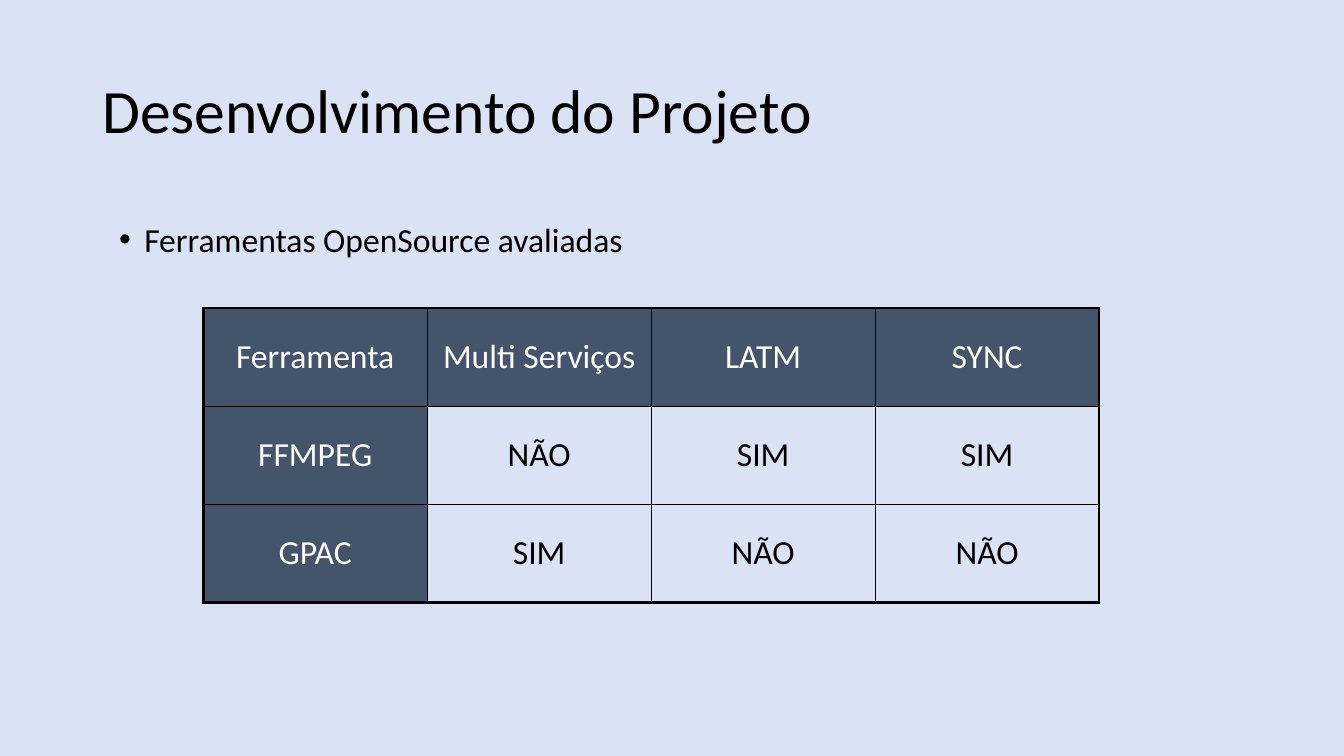
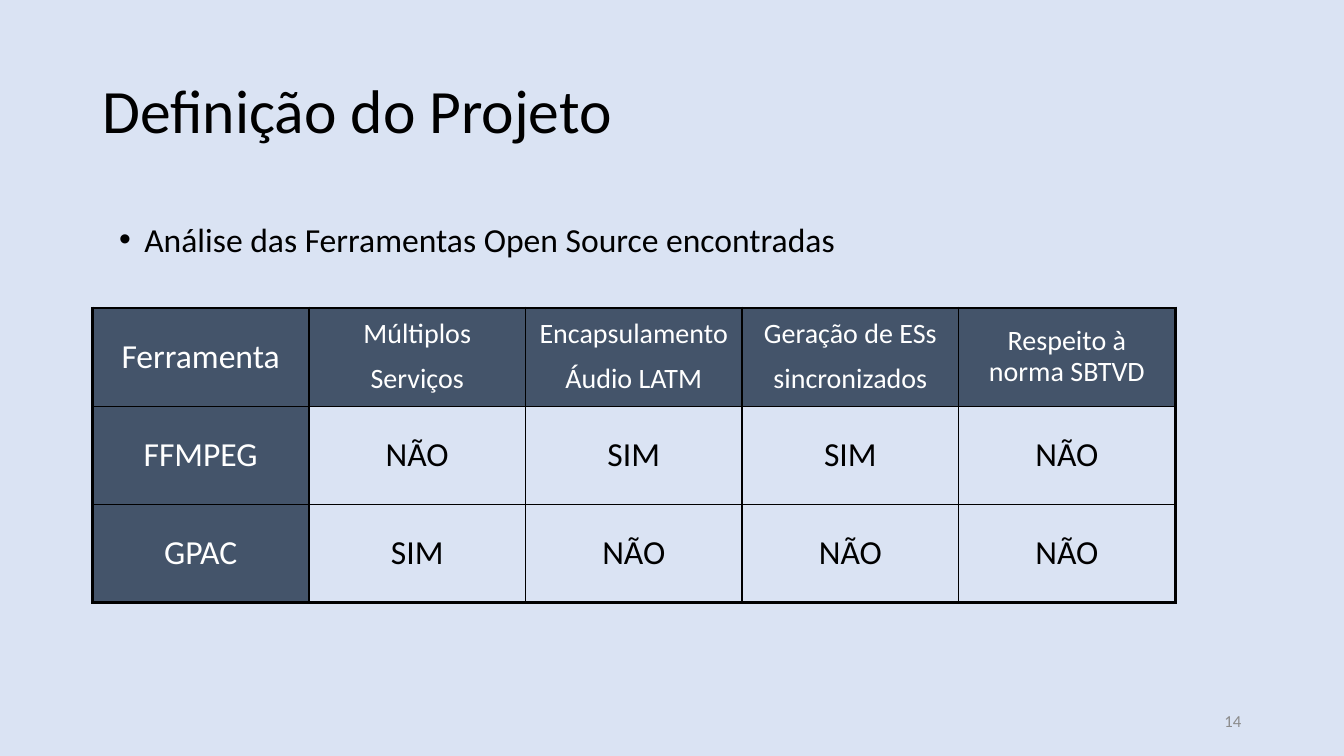
Before and after one commit to nasall2/TCC, a slide deck: slide 14 of relatorio/abntex2-modelos-1.9.2/figuras/apresentacao.pptx (slide 16 before the commit). Drawn at 1344x756 pixels with LibreOffice and Linux fonts; fonts in the diff are those of the drawing. Boxes give left, top, right and bottom in pixels: in the first picture for what was removed or moved away, otherwise in the second. Text is boxed around its words. In the diff, an @@ line names an element or a change of style, - is before the commit and + after.

```diff
--- a/relatorio/abntex2-modelos-1.9.2/figuras/apresentacao.pptx
+++ b/relatorio/abntex2-modelos-1.9.2/figuras/apresentacao.pptx
@@ text at (x1=102, y1=90, x2=612, y2=144): text changed @@
-Desenvolvimento do Projeto
+Definição do Projeto
@@ text at (x1=144, y1=228, x2=835, y2=258): text changed @@
-• Ferramentas OpenSource avaliadas
+• Análise das Ferramentas Open Source encontradas
@@ table at (x1=93, y1=309, x2=1177, y2=603) @@
-column 2: Multi Serviços | NÃO | SIM
-column 3: LATM | SIM | NÃO
-column 4: SYNC | SIM | NÃO
+column 2: Múltiplos / Serviços | NÃO | SIM
+column 3: Encapsulamento / Áudio LATM | SIM | NÃO
+column 4: Geração de ESs / sincronizados | SIM | NÃO
+column 5: Respeito à norma SBTVD | NÃO | NÃO
@@ table resized from (x1=204, y1=309, x2=1099, y2=603) to (x1=93, y1=309, x2=1177, y2=603) @@
@@ page number added at (x1=1224, y1=716, x2=1241, y2=727), 12 pt, text #8C8C8C @@
+14
```
Also in this commit, not shown: 18 other slides changed, 4 slides added, 3 slides removed.
